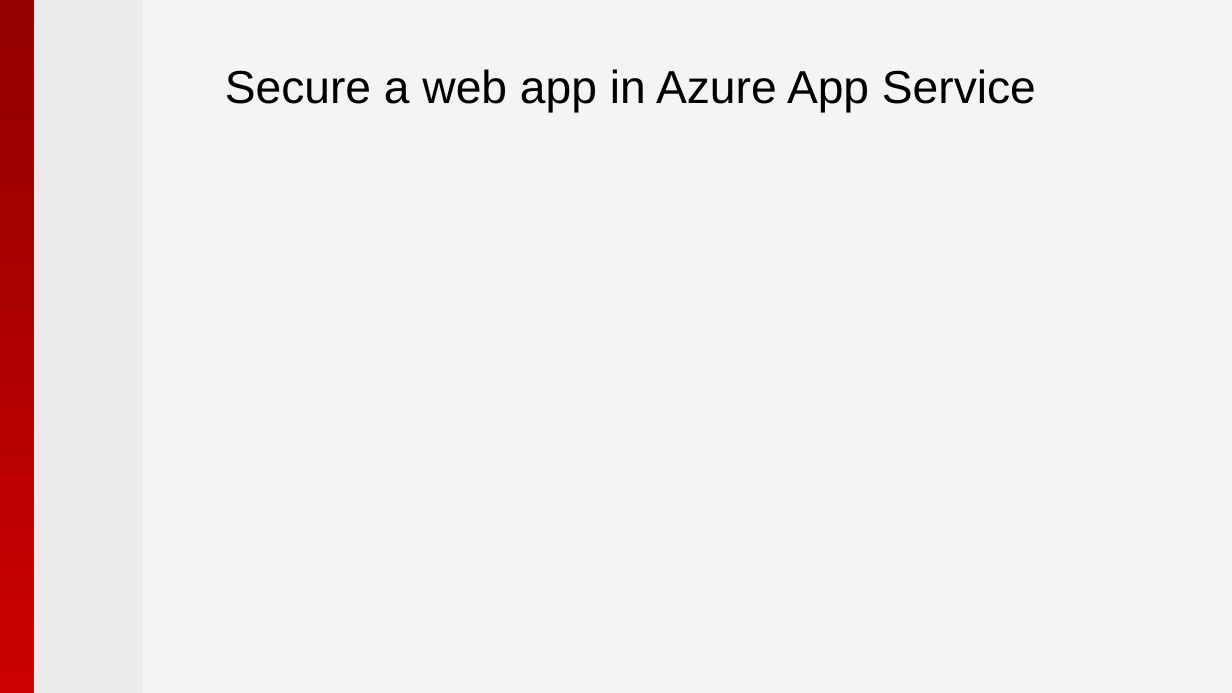
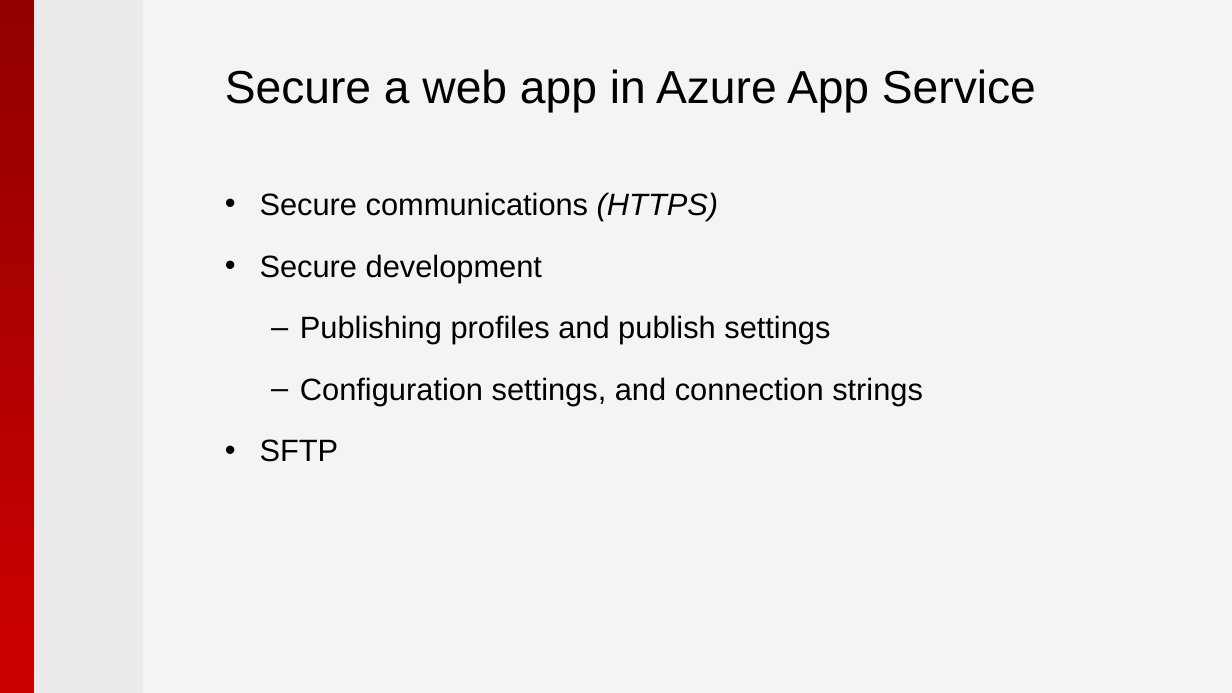
Before and after one commit to pryabov/Hackathon-2015, a slide deck: slide 24 of Presentation/2015 - Microsoft Azure.pptx (slide 23 before the commit). Drawn at 1232x693 pixels with LibreOffice and Linux fonts; fonts in the diff are those of the drawing; background and template pictures are left out. Boxes give left, top, right and bottom in pixels: in the first picture for what was removed or moved away, otherwise in the second. Text is boxed around its words. In the diff, an @@ line names an element or a change of style, - is before the commit and + after.

```diff
--- a/Presentation/2015 - Microsoft Azure.pptx
+++ b/Presentation/2015 - Microsoft Azure.pptx
@@ text added at bbox=[260, 192, 923, 462], 24 pt, text #000000 @@
+• Secure communications (HTTPS)
+• Secure development
+  – Publishing profiles and publish settings
+  – Configuration settings, and connection strings
+• SFTP
```
Also in this commit, not shown: 10 other slides changed, 3 slides added, 9 other files.
